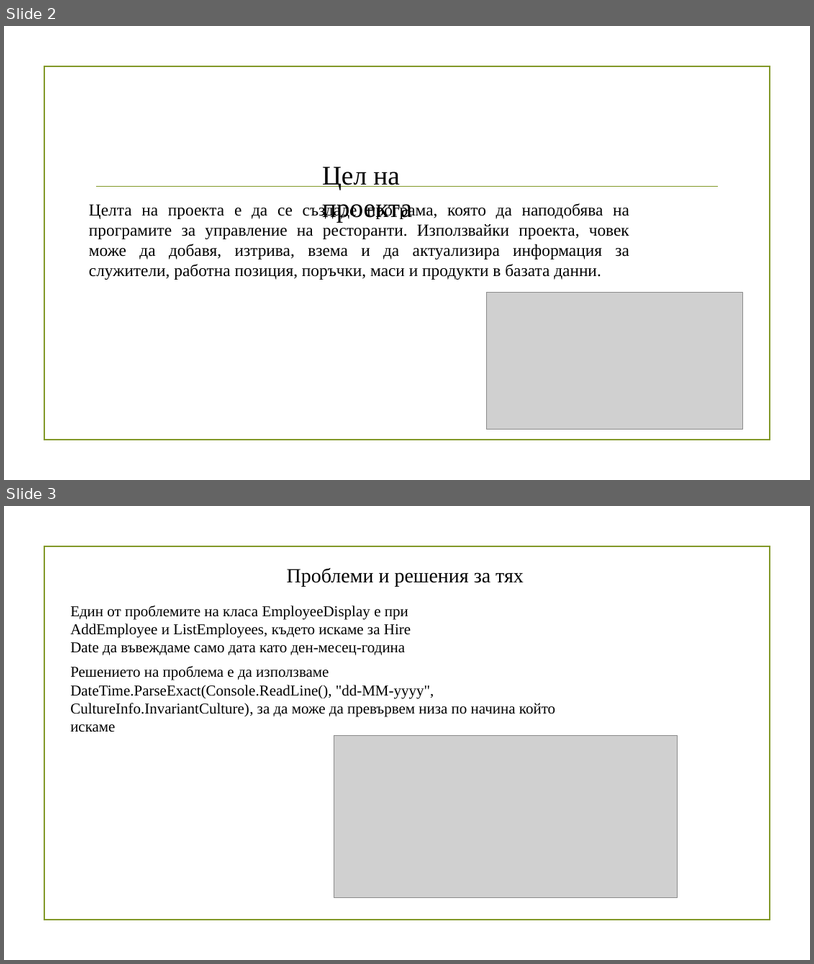
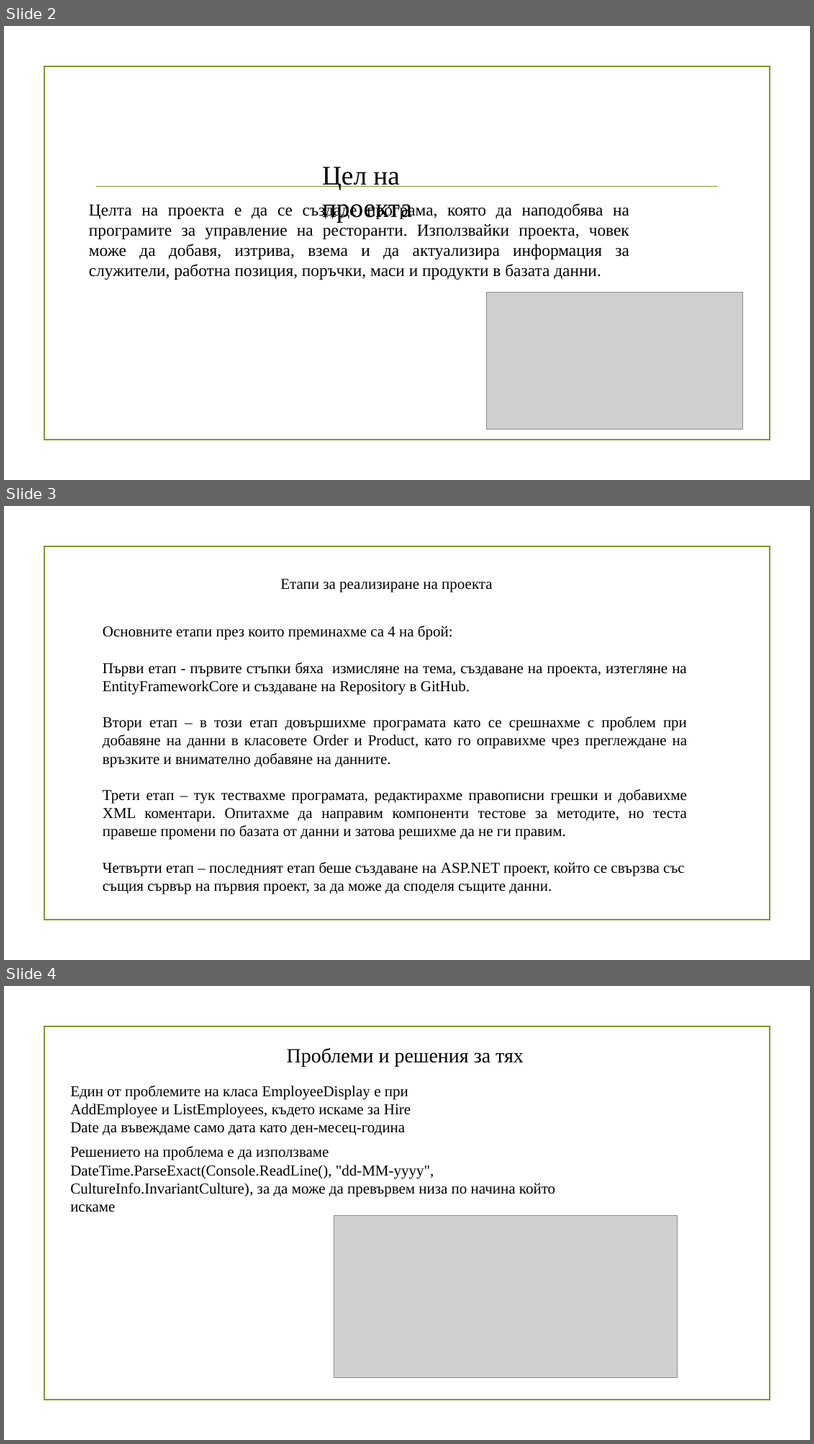
Before and after one commit to AdamS839/RestaurantSystem, a slide deck: Презентация за проект Restaurant System.pptx. Shown one above the other, each under a label of ours: slides 2 and 3 before the commit, slides 2, 3 and 4 after it. The pictures are 814x964 and 814x1444 pixels, drawn with LibreOffice and Linux fonts; fonts in the diff are those of the drawing; grey boxes stand for pictures; background and template pictures are left out. Boxes give left, top, right and bottom in pixels: in the first picture for what was removed or moved away, otherwise in the second. Text is boxed around its words. In the diff, an @@ line names an element or a change of style, - is before the commit and + after.

```diff
--- a/Презентация за проект Restaurant System.pptx
+++ b/Презентация за проект Restaurant System.pptx
@@ slide 3 added at (4, 506, 810, 960), background picture (left out); not listed: 1 template element that a slide beside it also shows @@
@@ text added at (280, 579, 492, 592), 18 pt, text #000000 @@
+Етапи за реализиране на проекта
@@ text added at (103, 626, 688, 894), 18 pt, text #000000 @@
+Основните етапи през които преминахме са 4 на брой:
+Първи етап - първите стъпки бяха измисляне на тема, създаване на проекта, изтегляне на EntityFrameworkCore и създаване на Repository в GitHub.
+Втори етап – в този етап довършихме програмата като се срешнахме с проблем при добавяне на данни в класовете Order и Product, като го оправихме чрез преглеждане на връзките и внимателно добавяне на данните.
+Трети етап – тук тествахме програмата, редактирахме правописни грешки и добавихме XML коментари. Опитахме да направим компоненти тестове за методите, но теста правеше промени по базата от данни и затова решихме да не ги правим.
+Четвърти етап – последният етап беше създаване на ASP.NET проект, който се свързва със
+същия сървър на първия проект, за да може да споделя същите данни.
@@ what was slide 3 is now slide 4 @@
```
Also in this commit, not shown: 4 slides changed, 1 other file.
